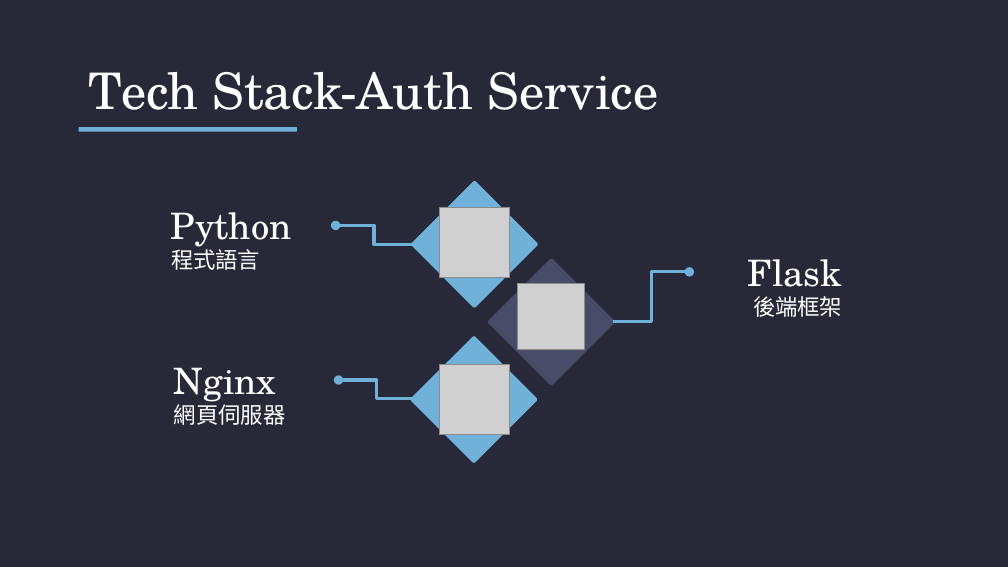
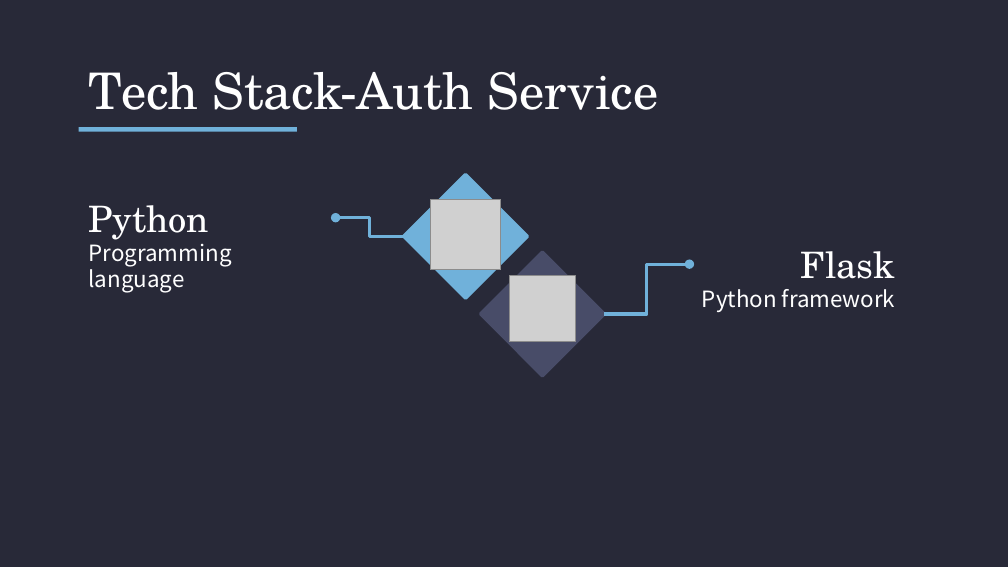
Before and after one commit to Kevin-Shen-and-Cipher/course-forum-presentation, a slide deck: slide 13 of 第一組-Course Forum.pptx (slide 8 before the commit). Drawn at 1008x567 pixels with LibreOffice and Linux fonts; fonts in the diff are those of the drawing; grey boxes stand for pictures. Boxes give left, top, right and bottom in pixels: in the first picture for what was removed or moved away, otherwise in the second. Text is boxed around its words. In the diff, an @@ line names an element or a change of style, - is before the commit and + after.

Commit message:
Modify ppt and add uml

```diff
--- a/第一組-Course Forum.pptx
+++ b/第一組-Course Forum.pptx
@@ 2 pictures, 2 diamonds: place and size @@
-2 pictures, 2 diamonds at <box>412,182,613,384</box>
+2 pictures, 2 diamonds at <box>403,174,605,376</box>
@@ text "Python" rewrapped from <box>171,212,292,251</box> to <box>89,205,210,240</box> @@
@@ text at <box>89,238,232,293</box>: text changed @@
-程式語言
+Programming language
@@ elbow arrow moved from (336, 226) - (412, 244) to (336, 218) - (403, 236) @@
@@ elbow arrow moved from (613, 322) - (689, 272) to (605, 314) - (689, 264) @@
@@ text "Flask" rewrapped from <box>748,259,842,297</box> to <box>801,251,895,279</box> @@
@@ text at <box>702,289,895,312</box>: text changed @@
-後端框架
+Python framework
@@ diamond removed at <box>412,338,536,462</box> @@
@@ text removed at <box>174,367,276,405</box> @@
-Nginx
@@ elbow arrow removed from (415, 399) to (339, 380) @@
@@ picture removed at <box>439,365,510,435</box> @@
@@ text removed at <box>174,400,286,425</box> @@
-網頁伺服器
```
Also in this commit, not shown: 4 other slides changed, 6 slides added, 1 slide removed, 15 other files.
